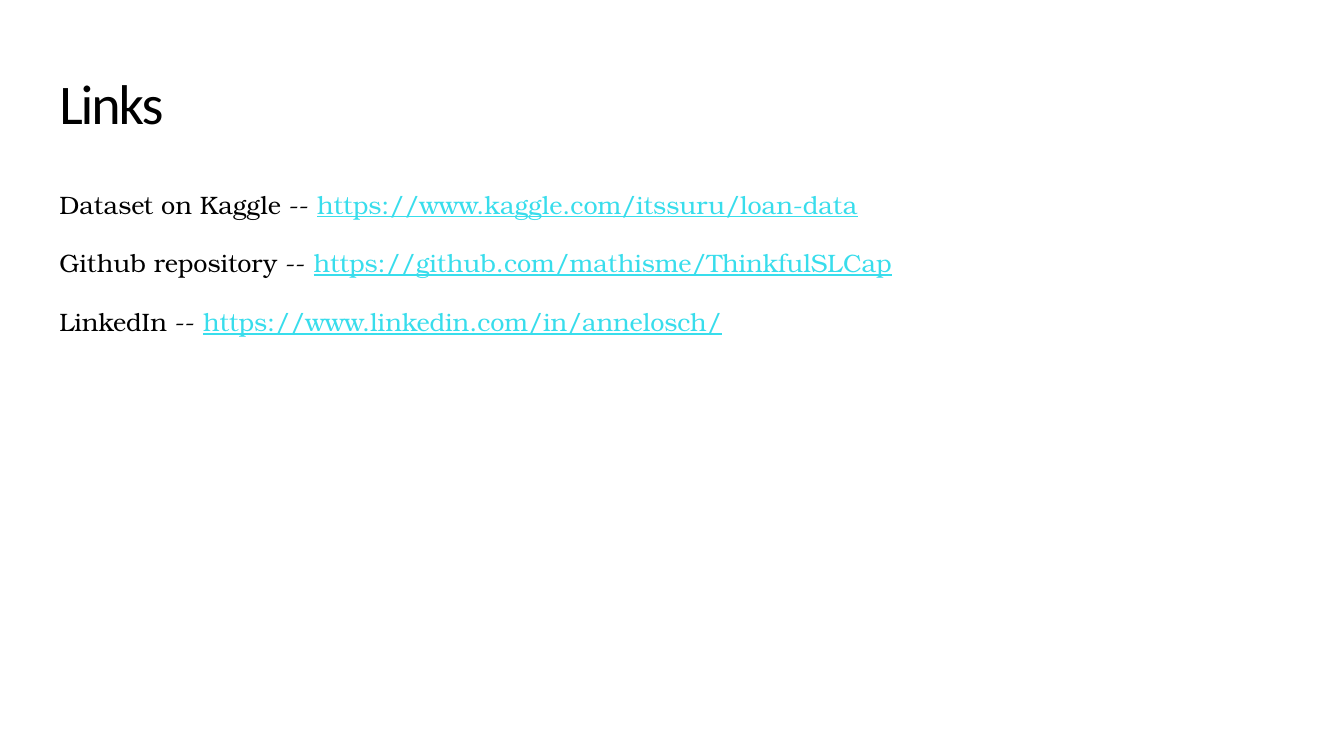
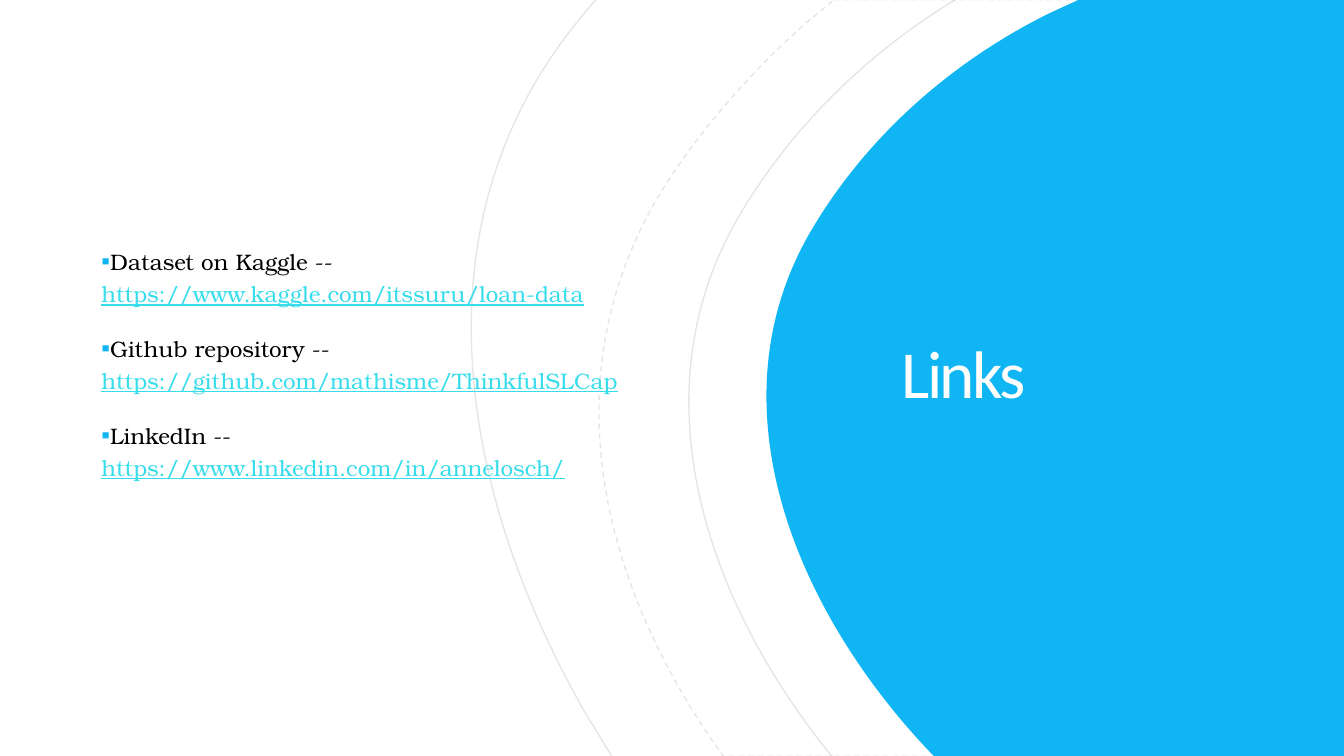
Before and after one commit to mathisme/ThinkfulSLCap, a slide deck: slide 19 of Capstone2.pptx (slide 20 before the commit). Drawn at 1344x756 pixels with LibreOffice and Linux fonts; fonts in the diff are those of the drawing. Boxes give left, top, right and bottom in pixels: in the first picture for what was removed or moved away, otherwise in the second. Text is boxed around its words. In the diff, an @@ line names an element or a change of style, - is before the commit and + after.

```diff
--- a/Capstone2.pptx
+++ b/Capstone2.pptx
@@ rectangle added at (0,0,1344,755), fill #FFFFFF @@
@@ group added at (0,0,1341,755): 20 freeform shapes @@
@@ freeform shape added at (472,0,1344,756), outline #000000 0.75 pt @@
@@ freeform shape added at (599,0,1344,756), outline #000000 0.75 pt dashed @@
@@ freeform shape added at (689,0,1344,756), outline #000000 0.75 pt @@
@@ freeform shape added at (766,0,1344,755), fill #10B6F4 @@
@@ text "Dataset on Kaggle -- https://www.kaggle.com/itssuru/loan-dat ...": place and size @@
-text "Dataset on Kaggle -- https://www.kaggle.com/itssuru/loan-dat ..." at (59,196,892,337)
+text "Dataset on Kaggle -- https://www.kaggle.com/itssuru/loan-dat ..." at (101,254,617,481)
@@ text "Dataset on Kaggle -- https://www.kaggle.com/itssuru/loan-dat ..." at (101,254,617,481): size 13.5 to 12 pt; bullet none to ▪; vertical alignment top to middle @@
@@ title "Links": place and size @@
-title "Links" at (59,85,163,125)
+title "Links" at (902,351,1026,399)
@@ title "Links" at (902,351,1026,399): size 30 to 36 pt, text colour #000000 to #FFFEFF, letter spacing -1.1 to -1.5 pt; vertical alignment top to middle @@
```
Also in this commit, not shown: 8 other slides changed, 1 slide removed.
